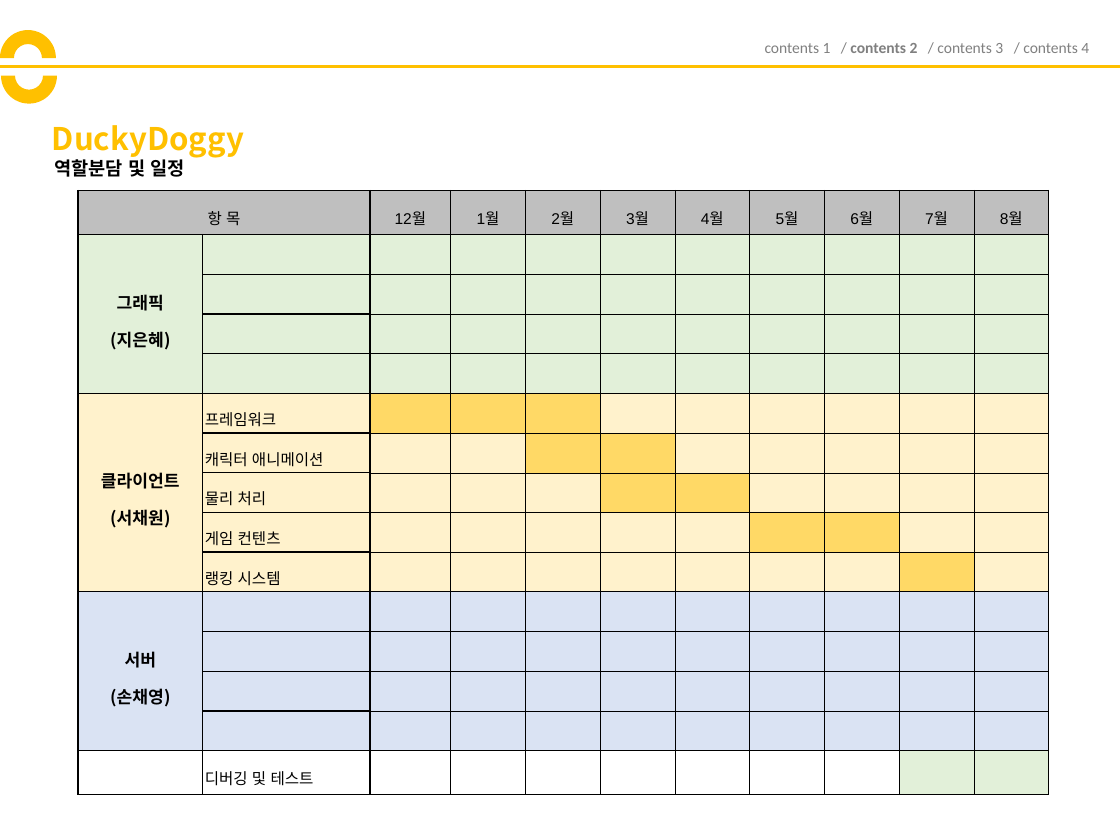
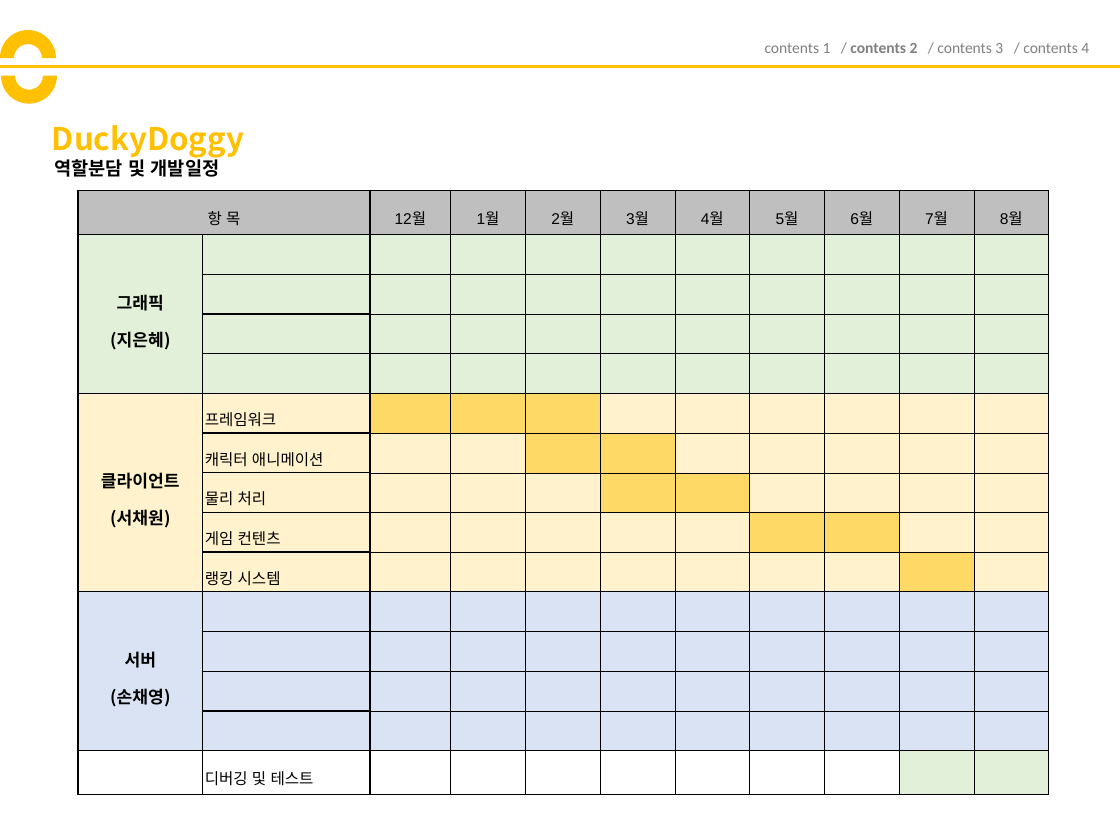
Before and after one commit to codnsj81/HuffAndPuff, a slide deck: slide 20 of 기획 문서/181206_DuckyDoggy_기획서_(ver1).pptx (slide 11 before the commit). Drawn at 1120x840 pixels with LibreOffice and Linux fonts; fonts in the diff are those of the drawing. Boxes give left, top, right and bottom in pixels: in the first picture for what was removed or moved away, otherwise in the second. Text is boxed around its words. In the diff, an @@ line names an element or a change of style, - is before the commit and + after.

```diff
--- a/기획 문서/181206_DuckyDoggy_기획서_(ver1).pptx
+++ b/기획 문서/181206_DuckyDoggy_기획서_(ver1).pptx
@@ text at [55,156,220,177]: text changed @@
-역할분담 및 일정
+역할분담 및 개발일정
```
Also in this commit, not shown: 3 other slides changed, 9 slides added, 1 slide removed.
